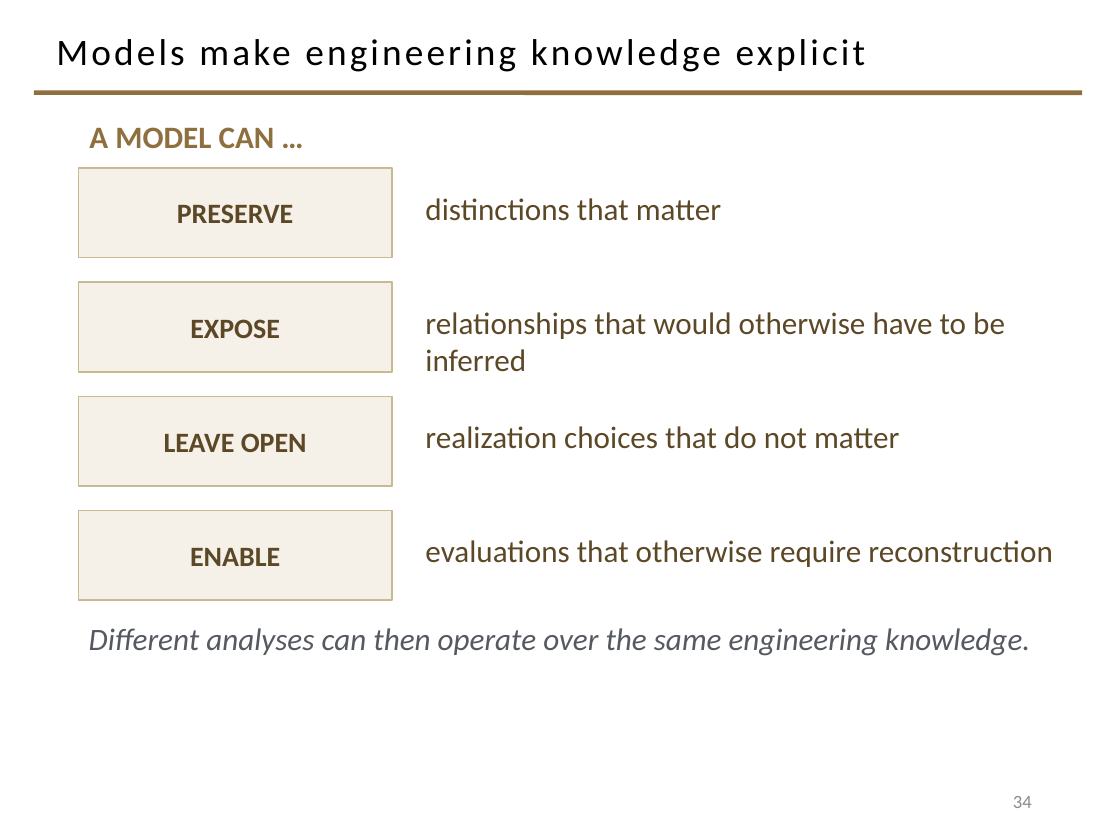
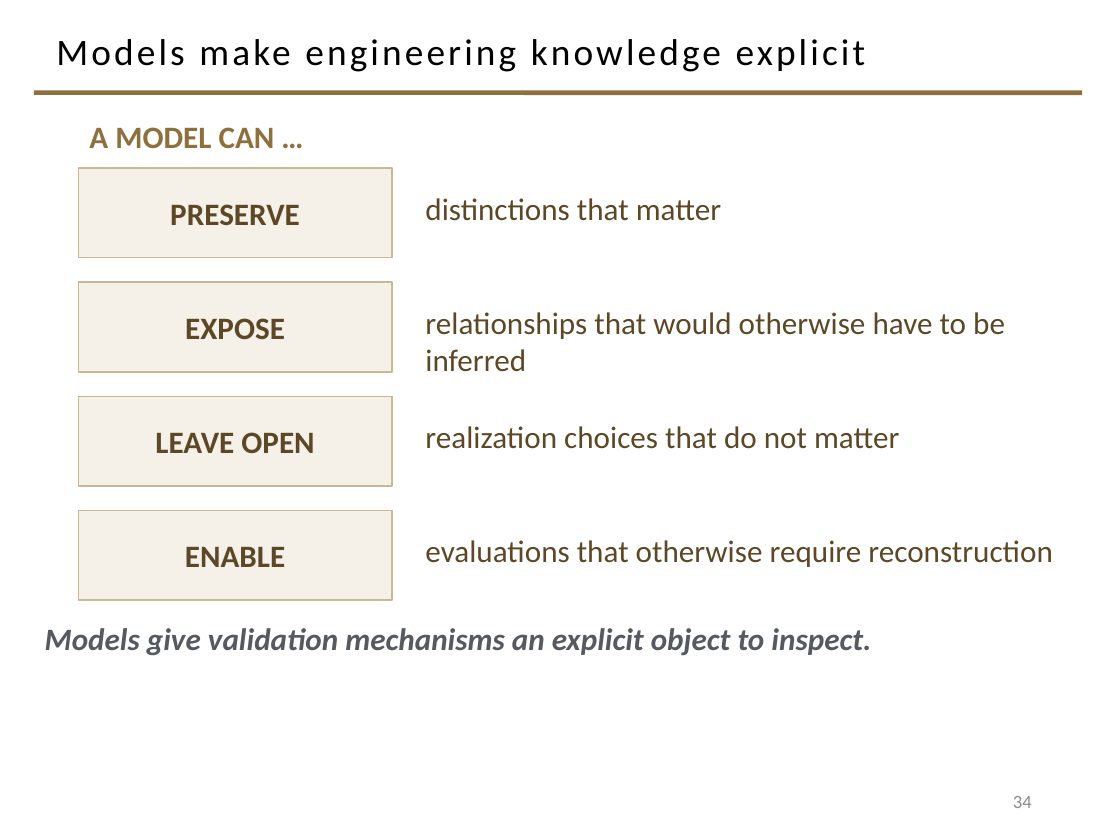
Before and after one commit to davisjam/model-based-agentic-software-engineering, a slide deck: slide 34 of course/lectures/act-2-delegation-and-control/03-alignment/2-3-Alignment.pptx. Drawn at 1120x840 pixels with LibreOffice and Linux fonts; fonts in the diff are those of the drawing; background and template pictures are left out. Boxes give left, top, right and bottom in pixels: in the first picture for what was removed or moved away, otherwise in the second. Text is boxed around its words. In the diff, an @@ line names an element or a change of style, - is before the commit and + after.

```diff
--- a/course/lectures/act-2-delegation-and-control/03-alignment/2-3-Alignment.pptx
+++ b/course/lectures/act-2-delegation-and-control/03-alignment/2-3-Alignment.pptx
@@ size 18 to 20 pt in 4 elements at [78,168,392,258], [78,282,392,372], [78,396,392,486], [78,511,392,600] @@
@@ text at [45,628,871,655]: text changed; bold on @@
-Different analyses can then operate over the same engineering knowledge.
+Models give validation mechanisms an explicit object to inspect.
```
Also in this commit, not shown: 3 other slides changed, 4 slides added, 1 slide removed.
